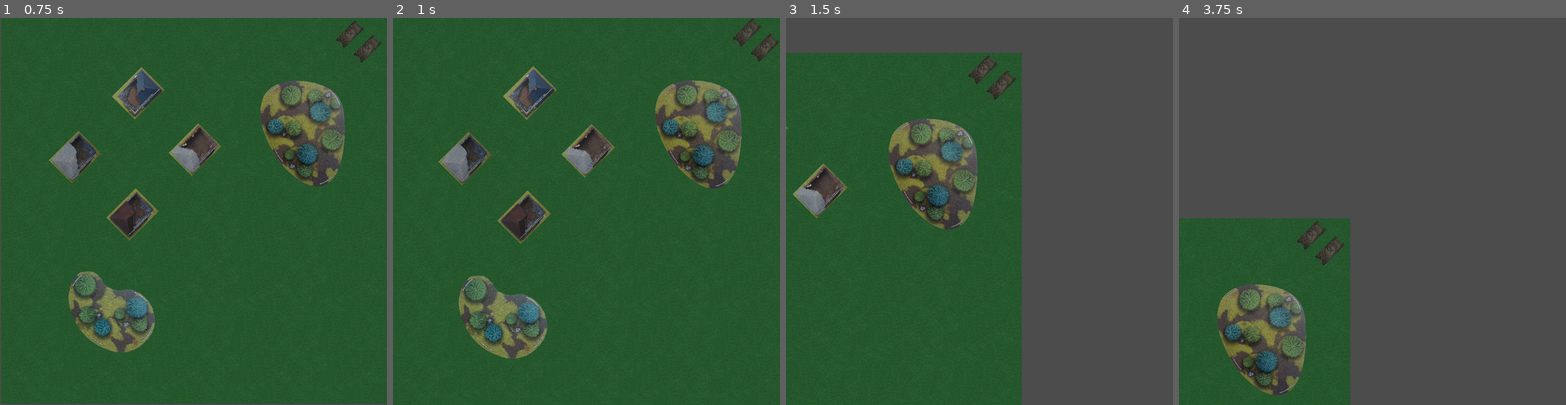
Above: before the commit, frames 1-4 (left to right).
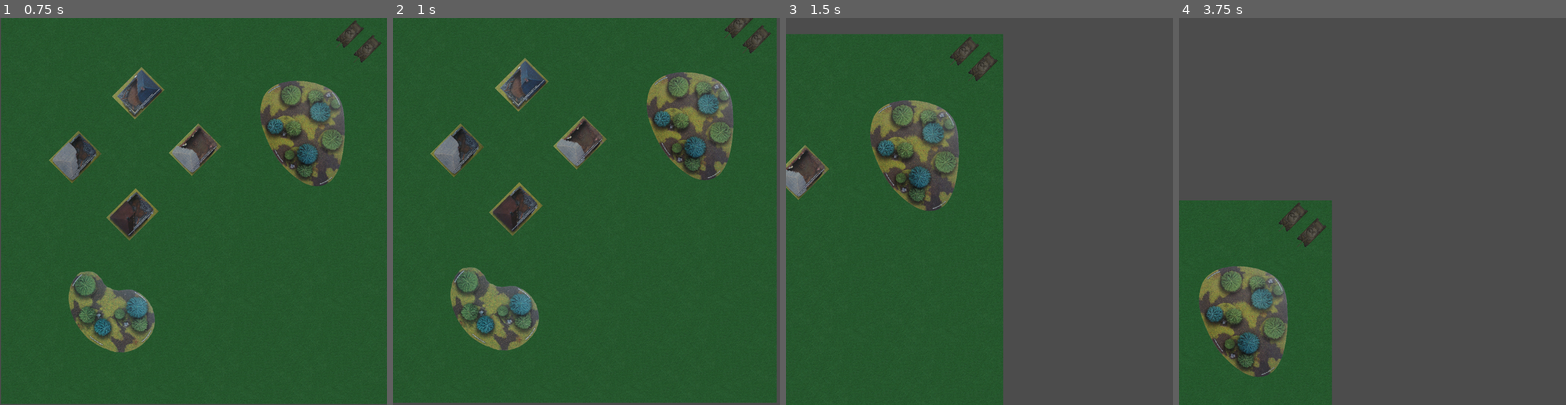
Above: after the commit, the same moments.

Repository: raulh39/Tanks2d
Game: Godot game, scene res://Scenes/Main.tscn
Two runs of this game, one before a commit and one after it. Both use one fixed random seed, a clock stepped at 60 frames per second and the inputs below.
Inputs (mouse positions are in pixels of both pictures, inside the frame that each line leads up to):
- Up to frame 1 (0.75 s): tap Enter at 0.5 s; move the mouse to (278, 192) at 0.52 s; hold Middle mouse button (cam_drag) from 0.53 s (still down)
- Up to frame 2 (1 s): keep holding Middle mouse button (cam_drag); tap Mouse wheel up (cam_zoom_in) at 0.8 s
- Up to frame 3 (1.5 s): tap Space at 1.25 s; move the mouse to (902, 230) at 1.27 s; release Middle mouse button (cam_drag) at 1.28 s; tap Mouse wheel up (cam_zoom_in) at 1.35 s
- Up to frame 4 (3.75 s): tap Mouse wheel down (cam_zoom_out) at 1.55, 2.1 s; tap Enter at 2, 3.5 s; move the mouse to (1411, 126) at 2.02 s; hold Middle mouse button (cam_drag) 2.03-2.78 s; tap Space at 2.75 s; move the mouse to (1353, 288) at 2.77 s; tap Middle mouse button (cam_drag) at 2.85 s; tap Mouse wheel up (cam_zoom_in) at 3.05, 3.6 s; move the mouse to (1488, 269) at 3.52 s

Frame 1 is identical in both runs. In frame 2, 13% of the frame differs, in the area x 0-100%, y 0-100%; in frame 3, 15%, in the area x 0-61%, y 4-100%; in frame 4, 10%.

Commit message:
Trying to make camera drag withou glitches

Diff:
--- a/Code/MainCamera.gd
+++ b/Code/MainCamera.gd
@@ -8,30 +8,32 @@
 var _drag: bool = false
 
 func _input(event: InputEvent) -> void:
-    if event.is_action_pressed("cam_drag"):
-        _drag = true
-    elif event.is_action_released("cam_drag"):
-        _drag = false
-    elif event.is_action("cam_zoom_in"):
-        _update_zoom(-ZOOM_INCREMENT, get_local_mouse_position())
-    elif event.is_action("cam_zoom_out"):
-        _update_zoom(ZOOM_INCREMENT, get_local_mouse_position())
-    elif event is InputEventMouseMotion && _drag:
-        set_offset(get_offset() - event.relative*_current_zoom_level)
+	if event.is_action_pressed("cam_drag"):
+		_drag = true
+	elif event.is_action_released("cam_drag"):
+		_drag = false
+	elif event.is_action("cam_zoom_in"):
+		_update_zoom(-ZOOM_INCREMENT, get_local_mouse_position())
+	elif event.is_action("cam_zoom_out"):
+		_update_zoom(ZOOM_INCREMENT, get_local_mouse_position())
+	elif event is InputEventMouseMotion && _drag:
+		var new_offset = get_offset() - event.relative*_current_zoom_level
+		set_offset(new_offset)
+		print(new_offset)
 
 
 func _update_zoom(incr: float, zoom_anchor: Vector2) -> void:
-    var old_zoom = _current_zoom_level
-    _current_zoom_level += incr
-    if _current_zoom_level < MAX_ZOOM_LEVEL:
-        _current_zoom_level = MAX_ZOOM_LEVEL
-    elif _current_zoom_level > MIN_ZOOM_LEVEL:
-        _current_zoom_level = MIN_ZOOM_LEVEL
-    if old_zoom == _current_zoom_level:
-        return
+	var old_zoom = _current_zoom_level
+	_current_zoom_level += incr
+	if _current_zoom_level < MAX_ZOOM_LEVEL:
+		_current_zoom_level = MAX_ZOOM_LEVEL
+	elif _current_zoom_level > MIN_ZOOM_LEVEL:
+		_current_zoom_level = MIN_ZOOM_LEVEL
+	if old_zoom == _current_zoom_level:
+		return
 
-    var zoom_center = zoom_anchor - get_offset()
-    var ratio = 1-_current_zoom_level/old_zoom
-    set_offset(get_offset() + zoom_center*ratio)
+	var zoom_center = zoom_anchor - get_offset()
+	var ratio = 1-_current_zoom_level/old_zoom
+	set_offset(get_offset() + zoom_center*ratio)
 
-    set_zoom(Vector2(_current_zoom_level, _current_zoom_level))
+	set_zoom(Vector2(_current_zoom_level, _current_zoom_level))
--- a/Scenes/Main.tscn
+++ b/Scenes/Main.tscn
@@ -10,14 +10,18 @@
 
 [node name="MainCamera" type="Camera2D" parent="."]
 position = Vector2( 1665.08, 1089.03 )
+anchor_mode = 0
 current = true
 zoom = Vector2( 4.18, 4.18 )
 limit_left = 0
 limit_top = 0
 limit_right = 4500
 limit_bottom = 4500
-drag_margin_h_enabled = false
-drag_margin_v_enabled = false
+drag_margin_left = 0.0
+drag_margin_top = 0.0
+drag_margin_right = 0.0
+drag_margin_bottom = 0.0
+editor_draw_screen = false
 script = ExtResource( 2 )
 
 [node name="ShermanTank_1" parent="." instance=ExtResource( 3 )]
